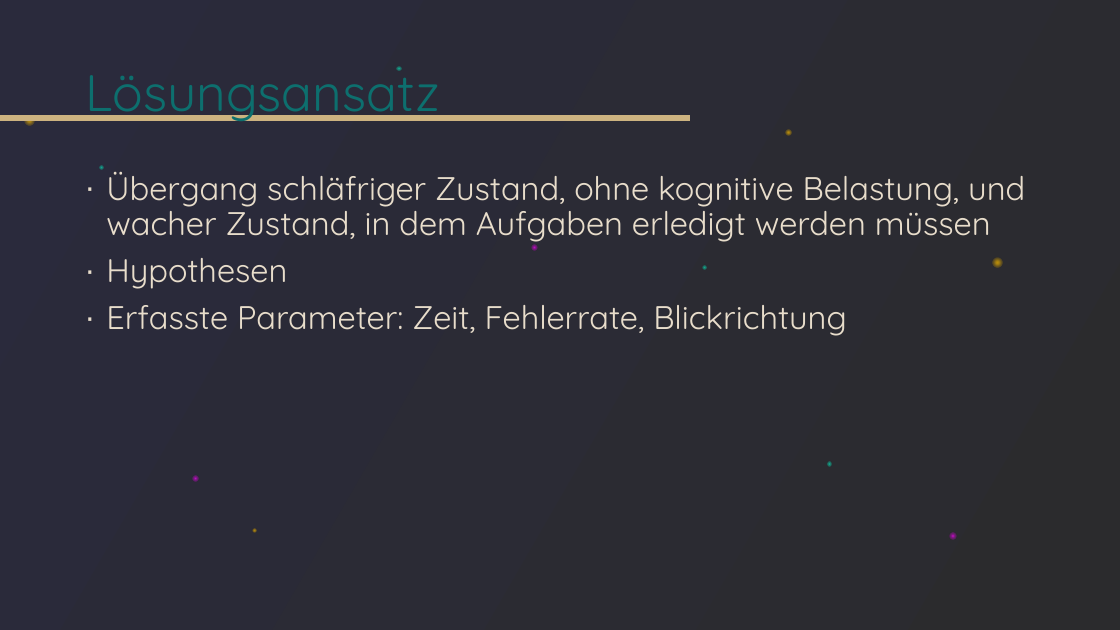
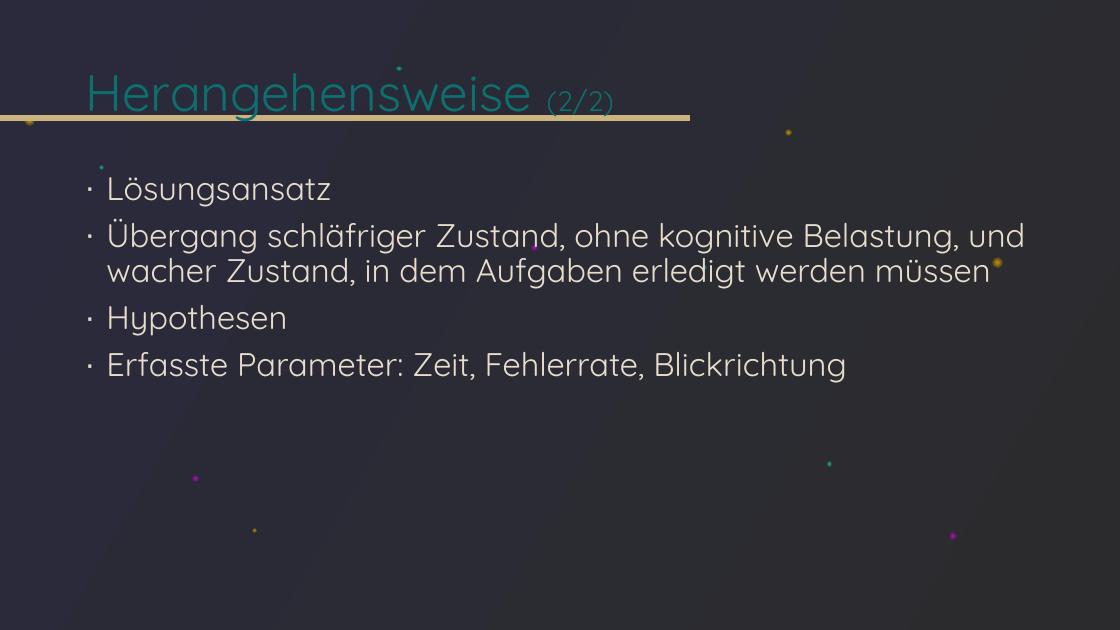
Before and after one commit to tlahmann/mci-af, a slide deck: slide 5 of presentation/Resync Studie.pptx (slide 6 before the commit). Drawn at 1120x630 pixels with LibreOffice and Linux fonts; fonts in the diff are those of the drawing. Boxes give left, top, right and bottom in pixels: in the first picture for what was removed or moved away, otherwise in the second. Text is boxed around its words. In the diff, an @@ line names an element or a change of style, - is before the commit and + after.

```diff
--- a/presentation/Resync Studie.pptx
+++ b/presentation/Resync Studie.pptx
@@ title at [85,66,614,121]: text changed @@
-Lösungsansatz
+Herangehensweise (2/2)
@@ text at [106,177,331,207]: paragraph added @@
+∙ Lösungsansatz
```
Also in this commit, not shown: 10 other slides changed, 17 slides added, 2 slides removed.
